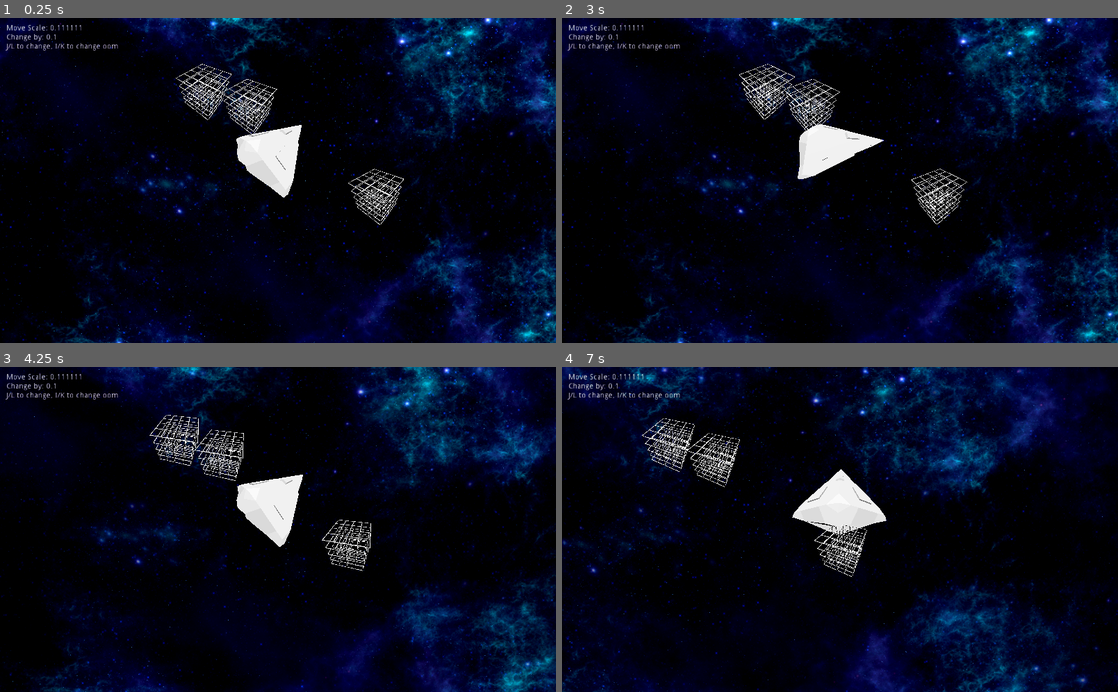
Above: before the commit, frames 1-4 (two rows, left to right).
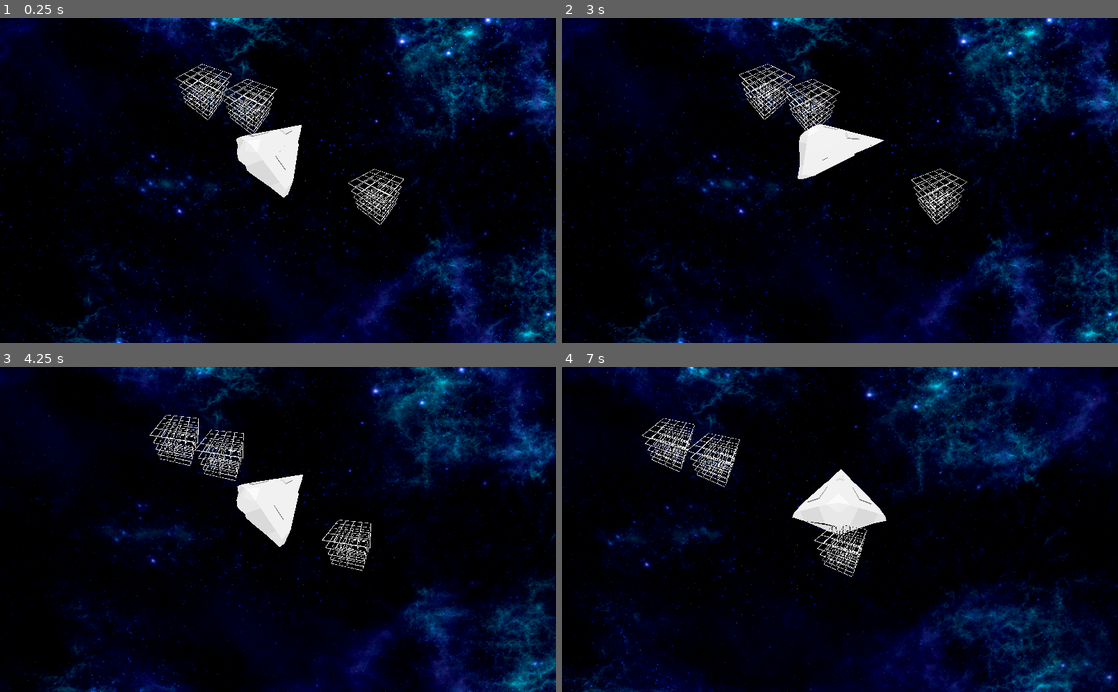
Above: after the commit, the same moments.

Repository: EamonnMR/galactic-night
Game: Godot game, scene res://main.tscn
Two runs of this game, one before a commit and one after it. Both use one fixed random seed, a clock stepped at 60 frames per second and the inputs below.
Inputs:
- Up to frame 1 (0.25 s): no input
- Up to frame 2 (3 s): hold Right (ui_right) 0.53-1.28 s; hold Left (ui_left) 1.28-2.03 s; hold Right (ui_right) 2.03-2.78 s; hold Up (ui_up) from 2.78 s (still down)
- Up to frame 3 (4.25 s): release Up (ui_up) at 3.53 s; hold Left (ui_left) from 3.53 s (still down)
- Up to frame 4 (7 s): release Left (ui_left) at 5.78 s; hold Right (ui_right) 5.78-6.53 s; hold Up (ui_up) from 6.53 s (still down)

The runs differ from the first frame. In frame 1, 0.3% of the frame differs, in the area x 1-22%, y 1-11%; in frame 2, 0.8%; in frame 3, 14%; in frame 4, 25%, in the area x 0-100%, y 0-100%.

Commit message:
empirically derive background scroll scaling
Unfortunately this turns out to scale with the background.

Diff:
--- a/Background.gd
+++ b/Background.gd
@@ -1,5 +1,5 @@
 extends TextureRect
-export var MOVE_SCALE = 0.11111111
+export var MOVE_SCALE = Vector2(0.071111, 0.048111)
 func _physics_process(delta):
 	get_material().set_shader_param("position",
 		Util.flatten_25d(
--- a/Spaceship.gd
+++ b/Spaceship.gd
@@ -6,7 +6,7 @@
 
 var linear_velocity = Vector2()
 
-const PLAY_AREA_RADIUS = 3000
+const PLAY_AREA_RADIUS = 300
 
 func _ready():
 	Client.player = self
--- a/main.tscn
+++ b/main.tscn
@@ -70,17 +70,18 @@
 var move_scale_oom = 0.1
 
 func _process(delta):
+	return
 	modify_move_scale()
-	text = \"Move Scale: \" + str(get_node(\"../Background\").MOVE_SCALE) + \"\\n\" \\
+	text = \"Move Scale.y: \" + str(get_node(\"../Background\").MOVE_SCALE.y) + \"\\n\" \\
 		+ \"Change by: \" + str(move_scale_oom) + \"\\n\" \\
 		+ \"J/L to change, I/K to change oom\"
 
 func modify_move_scale():
 	# Tired of manually iterating on this
 	if Input.is_action_just_pressed(\"bg_scale_plus\"):
-		get_node(\"../Background\").MOVE_SCALE += move_scale_oom
+		get_node(\"../Background\").MOVE_SCALE.y += move_scale_oom
 	if Input.is_action_just_pressed(\"bg_scale_minus\"):
-		get_node(\"../Background\").MOVE_SCALE += move_scale_oom
+		get_node(\"../Background\").MOVE_SCALE.y -= move_scale_oom
 	if Input.is_action_just_pressed(\"bg_scale_oom_plus\"):
 		move_scale_oom *= 10.0
 	if Input.is_action_just_pressed(\"bg_scale_oom_minus\"):
